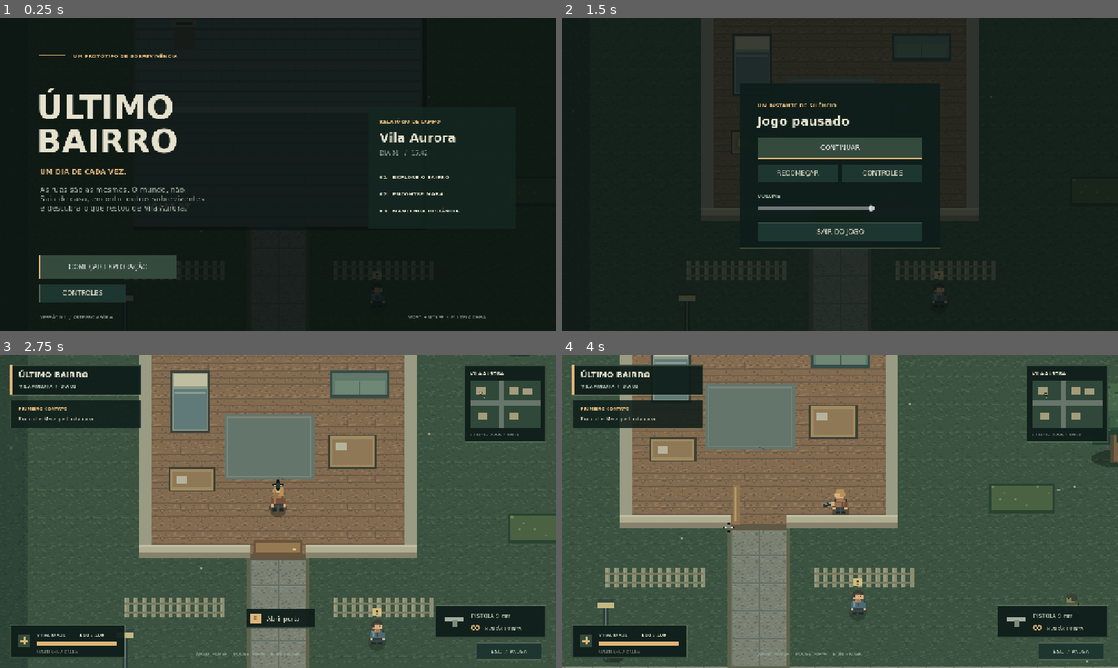
Above: before the commit, frames 1-4 (two rows, left to right).
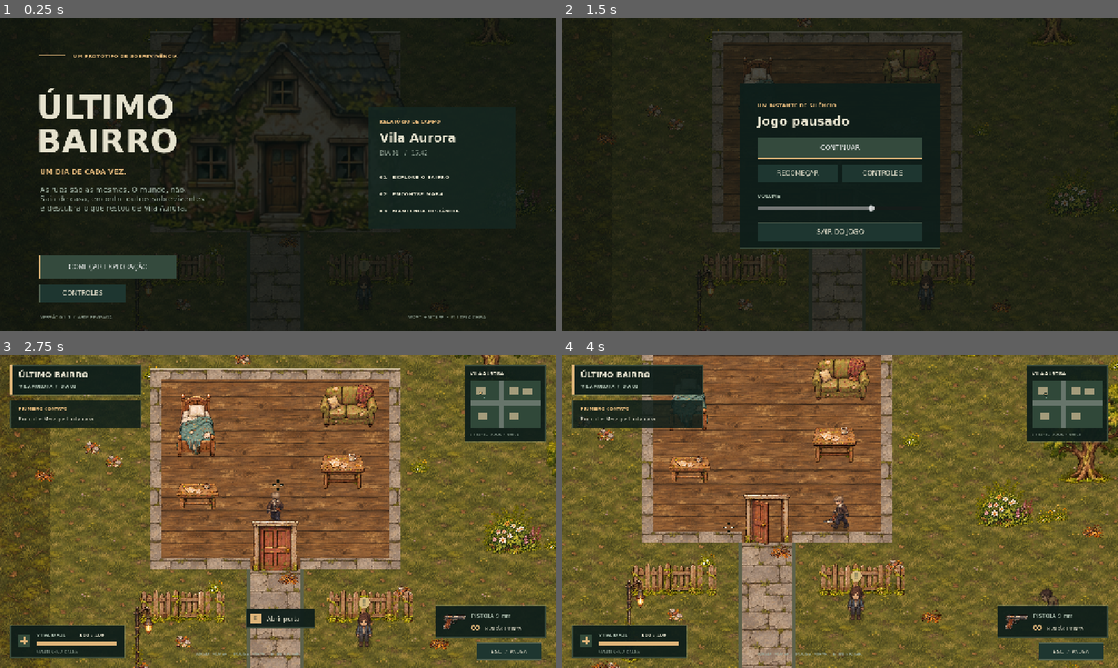
Above: after the commit, the same moments.

Repository: vagner-cv/ultimo-bairro
Game: Godot game, scene res://scenes/main.tscn
Same seed, same stepped clock (60 frames per second), same inputs: the game is played once before the commit and once after it.
Inputs (mouse positions are in pixels of both pictures, inside the frame that each line leads up to):
- Up to frame 1 (0.25 s): no input
- Up to frame 2 (1.5 s): click "COMEÇAR EXPLORAÇÃO" at 0.5 s; click "ESC / PAUSA" at 1.25 s
- Up to frame 3 (2.75 s): click "CONTINUAR" at 2 s
- Up to frame 4 (4 s): tap Enter at 2.75 s; move the mouse to (962, 495) at 2.77 s; hold D (move_right) 2.78-3.53 s; hold E (interact) 2.78-3.53 s; click (962, 495) at 2.92 s; move the mouse to (728, 527) at 3.52 s; hold S (move_down) from 3.53 s (still down); click (728, 527) at 3.6 s

The runs differ from the first frame. In frame 1, 2.4% of the frame differs, in the area x 6-100%, y 0-100%; in frame 2, 5.7%; in frame 3, 84%; in frame 4, 85%, in the area x 0-100%, y 0-100%.

Commit message:
art: refaz cenário e personagens com sprites ilustrados

Diff:
--- a/project.godot
+++ b/project.godot
@@ -4,7 +4,7 @@
 [application]
 config/name="Último Bairro"
 config/description="Sobreviva ao primeiro dia em Vila Aurora."
-config/version="0.1.0"
+config/version="0.1.1"
 run/main_scene="res://scenes/main.tscn"
 config/features=PackedStringArray("4.6", "GL Compatibility")
 config/icon="res://art/icon.svg"
--- a/src/actors/player.gd
+++ b/src/actors/player.gd
@@ -5,6 +5,7 @@
 const SPEED: float = 125.0
 const MAX_HEALTH: int = 100
 const SPRITES: Texture2D = preload("res://art/player.png")
+const PISTOL: Texture2D = preload("res://art/world/pistol.png")
 
 var game: Node
 var weapon: WeaponData = preload("res://resources/pistol.tres")
@@ -18,6 +19,7 @@
 var shot_count: int = 0
 var camera: Camera2D
 var recoil: float = 0.0
+var zoom_target: float = 1.8
 
 func _ready() -> void:
 	collision_layer = 2
@@ -29,7 +31,8 @@
 	collision.position.y = -6
 	add_child(collision)
 	camera = Camera2D.new()
-	camera.zoom = Vector2(2, 2)
+	camera.zoom = Vector2.ONE * zoom_target
+	camera.position = Vector2(0, -20)
 	camera.position_smoothing_enabled = true
 	camera.position_smoothing_speed = 8
 	camera.limit_left = 0
@@ -39,6 +42,7 @@
 	add_child(camera)
 
 func _physics_process(delta: float) -> void:
+	camera.zoom = Vector2.ONE * lerpf(camera.zoom.x, zoom_target, 1.0 - exp(-delta * 10))
 	cooldown = maxf(0, cooldown - delta)
 	invulnerable = maxf(0, invulnerable - delta)
 	recoil = move_toward(recoil, 0, delta * 18)
@@ -67,6 +71,15 @@
 	if Input.is_action_pressed("shoot"):
 		fire_at(get_global_mouse_position())
 	queue_redraw()
+
+func _unhandled_input(event: InputEvent) -> void:
+	if event is InputEventMouseButton and event.pressed:
+		if event.button_index == MOUSE_BUTTON_WHEEL_UP:
+			zoom_target = minf(2.4, zoom_target + .15)
+			get_viewport().set_input_as_handled()
+		elif event.button_index == MOUSE_BUTTON_WHEEL_DOWN:
+			zoom_target = maxf(1.0, zoom_target - .15)
+			get_viewport().set_input_as_handled()
 
 func fire_at(target: Vector2) -> Dictionary:
 	if cooldown > 0 or health <= 0 or game.dialogue_active or get_tree().paused:
@@ -109,11 +122,8 @@
 func _draw() -> void:
 	draw_circle(Vector2(0, -3), 10, Color(0.015, .04, .035, .34))
 	var color := Color("f2c4a2") if invulnerable > 0 and int(invulnerable * 15) % 2 == 0 else Color.WHITE
-	draw_texture_rect_region(SPRITES, Rect2(-16, -30, 32, 32), Rect2((int(animation) % 4) * 32, facing * 32, 32, 32), color)
+	draw_texture_rect_region(SPRITES, Rect2(-32, -62, 64, 64), Rect2((int(animation) % 4) * 64, facing * 64, 64, 64), color)
 	var shoulder := Vector2(0, -14)
-	var hand := shoulder + aim * (9 - recoil)
-	var muzzle := shoulder + aim * (20 - recoil)
-	draw_line(shoulder + aim.orthogonal() * 4, hand, Color("947250"), 5)
-	draw_line(hand, muzzle, Color("25383a"), 4)
-	draw_line(hand + Vector2(0, -1), muzzle + Vector2(0, -1), Color("9ca89b"), 1)
-	draw_rect(Rect2(hand - Vector2(2, 2), Vector2(4, 4)), Color("d5ae82"))
+	draw_set_transform(shoulder + aim * (5 - recoil), aim.angle())
+	draw_texture_rect(PISTOL, Rect2(0, -4, 17, 11), false)
+	draw_set_transform(Vector2.ZERO)
--- a/src/actors/survivor.gd
+++ b/src/actors/survivor.gd
@@ -21,10 +21,9 @@
 
 func _draw() -> void:
 	draw_circle(Vector2(0, -3), 10, Color(0, 0, 0, .2))
-	draw_texture_rect_region(texture, Rect2(-16, -30, 32, 32), Rect2(0, 0, 32, 32))
-	draw_rect(Rect2(-5, -42, 10, 9), Color("d6ba7d"))
-	draw_rect(Rect2(-1, -40, 2, 3), Color("31453d"))
-	draw_rect(Rect2(-1, -36, 2, 1), Color("31453d"))
+	draw_texture_rect_region(texture, Rect2(-32, -62, 64, 64), Rect2(0, 0, 64, 64))
+	draw_circle(Vector2(0, -57), 7, Color("d6ba7d"))
+	draw_string(ThemeDB.fallback_font, Vector2(-2, -53), "!", HORIZONTAL_ALIGNMENT_LEFT, -1, 11, Color("31453d"))
 
 func interaction_text() -> String:
 	return "Conversar com Mara"
--- a/src/actors/zombie.gd
+++ b/src/actors/zombie.gd
@@ -118,7 +118,7 @@
 func _draw() -> void:
 	draw_circle(Vector2(0, -3), 10, Color(0.015, .04, .035, .3))
 	var color := Color(1.6, 1.4, 1.2) if flash > 0 else tint
-	draw_texture_rect_region(SPRITES, Rect2(-16, -30, 32, 32), Rect2((int(animation) % 4) * 32, facing * 32, 32, 32), color)
+	draw_texture_rect_region(SPRITES, Rect2(-32, -62, 64, 64), Rect2((int(animation) % 4) * 64, facing * 64, 64, 64), color)
 	if health < max_health:
-		draw_rect(Rect2(-13, -38, 26, 3), Color("253a33"))
-		draw_rect(Rect2(-13, -38, 26.0 * health / max_health, 3), Color("d89b6a"))
+		draw_rect(Rect2(-13, -53, 26, 3), Color("253a33"))
+		draw_rect(Rect2(-13, -53, 26.0 * health / max_health, 3), Color("d89b6a"))
--- a/src/main.gd
+++ b/src/main.gd
@@ -26,6 +26,7 @@
 var quitting: bool = false
 
 func _ready() -> void:
+	texture_filter = CanvasItem.TEXTURE_FILTER_NEAREST
 	get_tree().auto_accept_quit = false
 	_setup_inputs()
 	audio = AUDIO.new()
--- a/src/systems/effects.gd
+++ b/src/systems/effects.gd
@@ -2,6 +2,7 @@
 
 var entries: Array[Dictionary] = []
 var corpses: Array[Dictionary] = []
+const ZOMBIE: Texture2D = preload("res://art/zombie.png")
 
 func tracer(start: Vector2, end: Vector2, hit: bool) -> void:
 	entries.append({"kind": "shot", "a": start, "b": end, "life": .12, "max": .12, "hit": hit})
@@ -13,6 +14,14 @@
 
 func corpse(at: Vector2, tint: Color) -> void:
 	corpses.append({"at": at, "tint": tint, "angle": randf_range(-.6, .6)})
+	var sprite := Sprite2D.new()
+	sprite.texture = ZOMBIE
+	sprite.region_enabled = true
+	sprite.region_rect = Rect2(0, 0, 64, 64)
+	sprite.position = at + Vector2(0, -10)
+	sprite.rotation = PI / 2 + corpses[-1].angle
+	sprite.modulate = Color(.7, .66, .59)
+	get_parent().actors.add_child(sprite)
 
 func _process(delta: float) -> void:
 	for i in range(entries.size() - 1, -1, -1):
@@ -24,12 +33,6 @@
 	queue_redraw()
 
 func _draw() -> void:
-	for body in corpses:
-		var p: Vector2 = body.at
-		draw_circle(p, 13, Color(.23, .14, .12, .35))
-		draw_rect(Rect2(p + Vector2(-13, -6), Vector2(26, 10)), Color(body.tint).darkened(.25))
-		draw_rect(Rect2(p + Vector2(10, -5), Vector2(8, 8)), Color("7a8263"))
-		draw_rect(Rect2(p + Vector2(-19, -5), Vector2(9, 4)), Color("2b3d3b"))
 	for entry in entries:
 		var alpha: float = entry.life / entry.max
 		if entry.kind == "shot":
--- a/src/ui/hud.gd
+++ b/src/ui/hud.gd
@@ -6,6 +6,7 @@
 const DARK := Color("142723")
 const REGULAR: Font = preload("res://art/regular.ttf")
 const BOLD: Font = preload("res://art/bold.ttf")
+const PISTOL: Texture2D = preload("res://art/world/pistol.png")
 
 var game: Node
 var screen: String = "title"
@@ -186,7 +187,7 @@
 	text_at("01   EXPLORE O BAIRRO", Vector2(x + 26, 370), 12, PAPER, true)
 	text_at("02   ENCONTRE MARA", Vector2(x + 26, 409), 12, PAPER, true)
 	text_at("03   MANTENHA DISTÂNCIA", Vector2(x + 26, 448), 12, PAPER, true)
-	text_at("VERSÃO 0.1  /  ARTE PROVISÓRIA", Vector2(92, h - 27), 10, MUTED)
+	text_at("VERSÃO 0.1.1  /  ARTE REVISADA", Vector2(92, h - 27), 10, MUTED)
 	text_at("WASD + MOUSE  ·  F11 TELA CHEIA", Vector2(w - 340, h - 27), 10, MUTED)
 
 func _draw_help(w: float, h: float) -> void:
@@ -195,7 +196,7 @@
 	panel(Rect2(x, y, 540, 540))
 	text_at("ANTES DE SAIR", Vector2(x + 40, y + 42), 12, ACCENT, true)
 	text_at("Conheça os controles", Vector2(x + 40, y + 81), 26, PAPER, true)
-	var controls := [["W A S D / SETAS", "Caminhar"], ["MOUSE", "Mirar em qualquer direção"], ["BOTÃO ESQUERDO", "Atirar / segure para repetir"], ["E", "Abrir portas / conversar"], ["ESC", "Pausar / fechar diálogo"], ["M", "Ligar ou desligar o som"], ["F11", "Alternar tela cheia"]]
+	var controls := [["W A S D / SETAS", "Caminhar"], ["MOUSE / RODA", "Mirar / ajustar zoom"], ["BOTÃO ESQUERDO", "Atirar / segure para repetir"], ["E", "Abrir portas / conversar"], ["ESC", "Pausar / fechar diálogo"], ["M", "Ligar ou desligar o som"], ["F11", "Alternar tela cheia"]]
 	for i in range(controls.size()):
 		var row_y: float = y + 129 + i * 39
 		text_at(controls[i][0], Vector2(x + 40, row_y), 11, ACCENT, true)
@@ -232,8 +233,7 @@
 	draw_rect(Rect2(84, h - 60, 184.0 * game.player.health / 100.0, 8), health_color)
 	text_at("EM MOVIMENTO" if game.player.velocity.length() > 0 else "MANTENHA A CALMA", Vector2(84, h - 34), 9, MUTED)
 	panel(Rect2(w - 276, h - 144, 252, 74))
-	draw_rect(Rect2(w - 256, h - 118, 43, 10), Color("a3afa2"))
-	draw_rect(Rect2(w - 239, h - 110, 10, 16), Color("7c8c7b"))
+	draw_texture_rect(PISTOL, Rect2(w - 260, h - 123, 52, 35), false)
 	text_at("PISTOLA 9 mm", Vector2(w - 195, h - 116), 11, MUTED, true)
 	text_at("∞", Vector2(w - 198, h - 84), 29, ACCENT, true)
 	text_at("MUNIÇÃO INFINITA", Vector2(w - 164, h - 88), 9, PAPER)
--- a/src/world/door.gd
+++ b/src/world/door.gd
@@ -4,6 +4,8 @@
 var is_open: bool = false
 var caption: String = "Porta"
 var collision: CollisionShape2D
+const CLOSED: Texture2D = preload("res://art/world/door_closed.png")
+const OPEN: Texture2D = preload("res://art/world/door_open.png")
 
 func _ready() -> void:
 	collision_layer = 1
@@ -30,11 +32,4 @@
 	return Rect2(position + Vector2(-28, -14), Vector2(56, 14))
 
 func _draw() -> void:
-	draw_rect(Rect2(-32, -5, 64, 8), Color("5f5844"))
-	if is_open:
-		draw_rect(Rect2(-30, -50, 8, 46), Color("91754f"))
-		draw_rect(Rect2(-28, -47, 2, 40), Color("b09867"))
-	else:
-		draw_rect(Rect2(-28, -20, 56, 19), Color("6b533c"))
-		draw_rect(Rect2(-25, -18, 50, 12), Color("957950"))
-		draw_rect(Rect2(17, -12, 4, 3), Color("d5bc7d"))
+	draw_texture_rect(OPEN if is_open else CLOSED, Rect2(-30, -62, 60, 65), false)
--- a/src/world/neighborhood.gd
+++ b/src/world/neighborhood.gd
@@ -16,6 +16,9 @@
 var houses: Array[Dictionary] = []
 var astar := AStarGrid2D.new()
 var ground: Texture2D = preload("res://art/ground.png")
+const GRASS: Texture2D = preload("res://art/world/grass.png")
+const RUBBLE: Texture2D = preload("res://art/world/rubble.png")
+const BRANCHES: Texture2D = preload("res://art/world/branches.png")
 var decor: Array[Dictionary] = []
 var random := RandomNumberGenerator.new()
 var spawn_points: Array[Vector2] = [
@@ -106,6 +109,7 @@
 	roof.size = rect.size
 	roof.house_name = title
 	roof.roof_color = color
+	roof.variant = [0, 1, 3, 4, 2][houses.size() - 1]
 	roofs.add_child(roof)
 
 func add_prop(rect: Rect2, kind: String, color: Color = Color("84907b")) -> StaticBody2D:
@@ -175,6 +179,9 @@
 	var query := PhysicsRayQueryParameters2D.create(from, to, 1)
 	return get_world_2d().direct_space_state.intersect_ray(query).is_empty()
 
+func _ground_region(tile: int, point: Vector2) -> Rect2:
+	return Rect2(tile * 128 + posmod(int(point.x), 128), posmod(int(point.y), 128), CELL, CELL)
+
 func _draw() -> void:
 	# Ground is one static CanvasItem, rather than thousands of individual nodes.
 	for y in range(int(MAP_SIZE.y / CELL)):
@@ -187,7 +194,7 @@
 				tile = 2
 			elif x < 2 or y < 2 or x > 69 or y > 45:
 				tile = 5
-			draw_texture_rect_region(ground, Rect2(p, Vector2(CELL, CELL)), Rect2(tile * CELL, 0, CELL, CELL))
+			draw_texture_rect_region(ground, Rect2(p, Vector2(CELL, CELL)), _ground_region(tile, p))
 	for x in range(32, int(MAP_SIZE.x), 64):
 		draw_rect(Rect2(x, 716, 30, 3), Color("a3a287"))
 	for y in range(48, int(MAP_SIZE.y), 64):
@@ -203,23 +210,29 @@
 			draw_rect(path.grow(4), Color("5e624b"))
 			for py in range(int(path.position.y), int(path.end.y), CELL):
 				for px in range(int(path.position.x), int(path.end.x), CELL):
-					draw_texture_rect_region(ground, Rect2(px, py, CELL, CELL), Rect2(64, 0, CELL, CELL))
+					draw_texture_rect_region(ground, Rect2(px, py, CELL, CELL), _ground_region(2, Vector2(px, py)))
 		for py in range(int(rect.position.y), int(rect.end.y), CELL):
 			for px in range(int(rect.position.x), int(rect.end.x), CELL):
-				draw_texture_rect_region(ground, Rect2(px, py, CELL, CELL), Rect2(96, 0, CELL, CELL))
-		draw_rect(Rect2(rect.position + Vector2(98, 90), Vector2(104, 76)), Color("64756c"))
-		draw_rect(Rect2(rect.position + Vector2(102, 94), Vector2(96, 68)), Color("798477"), false, 2)
+				draw_texture_rect_region(ground, Rect2(px, py, CELL, CELL), _ground_region(3, Vector2(px, py)))
 	# A quiet park, with a looping dirt path.
-	draw_rect(Rect2(1784, 1008, 32, 382), Color("7e7256"))
-	draw_rect(Rect2(1784, 1190, 300, 32), Color("7e7256"))
+	for y in range(1008, 1390, CELL):
+		draw_texture_rect_region(ground, Rect2(1784, y, CELL, CELL), _ground_region(4, Vector2(1784, y)))
+	for x in range(1784, 2084, CELL):
+		draw_texture_rect_region(ground, Rect2(x, 1190, CELL, CELL), _ground_region(4, Vector2(x, 1190)))
 	for item in decor:
 		var p: Vector2 = item.pos
+		var indoors := false
+		for house in houses:
+			if house.rect.has_point(p):
+				indoors = true
+		if indoors:
+			continue
 		if item.kind == 0:
-			draw_rect(Rect2(p, Vector2(3, 2)), Color("a49c74"))
+			draw_texture_rect(GRASS, Rect2(p, Vector2(24, 21)), false)
 		elif item.kind == 1:
-			draw_line(p, p + Vector2(8, 3), Color(.15, .22, .18, .4), 1)
+			draw_texture_rect(RUBBLE, Rect2(p, Vector2(21, 16)), false)
 		else:
-			draw_rect(Rect2(p, Vector2(2, 4)), Color(.34, .42, .29, .6))
+			draw_texture_rect(BRANCHES, Rect2(p, Vector2(27, 18)), false)
 	var font := ThemeDB.fallback_font
 	draw_string(font, Vector2(480, 781), "RUA DAS ACÁCIAS", HORIZONTAL_ALIGNMENT_LEFT, -1, 13, Color("a5ab91"))
 	draw_string(font, Vector2(1820, 1280), "PRAÇA AURORA", HORIZONTAL_ALIGNMENT_LEFT, -1, 12, Color("9ba887"))
--- a/src/world/prop.gd
+++ b/src/world/prop.gd
@@ -1,77 +1,55 @@
 extends StaticBody2D
+
+const ART = {
+	"tree": preload("res://art/world/oak.png"),
+	"tree_alt": preload("res://art/world/tree.png"),
+	"car": preload("res://art/world/car_rust.png"),
+	"car_blue": preload("res://art/world/car_blue.png"),
+	"fence": preload("res://art/world/fence.png"),
+	"barricade": preload("res://art/world/barricade.png"),
+	"bed": preload("res://art/world/bed.png"),
+	"sofa": preload("res://art/world/sofa.png"),
+	"table": preload("res://art/world/table.png"),
+	"bush": preload("res://art/world/bush.png"),
+	"lamp": preload("res://art/world/lamp.png")
+}
+const GROUND: Texture2D = preload("res://art/ground.png")
 
 var kind: String = "wall"
 var size: Vector2 = Vector2(32, 32)
 var tint: Color = Color("899280")
 var variant: int = 0
-var tree_texture: Texture2D = preload("res://art/tree.png")
 
 func _draw() -> void:
-	var rect := Rect2(Vector2(-size.x / 2.0, -size.y), size)
 	match kind:
 		"tree":
-			draw_ellipse_shadow(Vector2(0, -4), Vector2(28, 10))
-			draw_texture(tree_texture, Vector2(-40, -90))
+			var texture: Texture2D = ART.tree if int(position.x) % 3 == 0 else ART.tree_alt
+			draw_texture_rect(texture, Rect2(-64, -146, 128, 148), false)
 		"car":
-			draw_rect(Rect2(rect.position, rect.size + Vector2(6, 6)), Color(0.03, 0.06, 0.06, .5))
-			draw_rect(rect, Color("253a38"))
-			draw_rect(rect.grow(-3), tint)
-			draw_rect(Rect2(rect.position + Vector2(20, 4), Vector2(size.x - 44, size.y - 8)), Color("263c3c"))
-			draw_rect(Rect2(rect.position + Vector2(23, 6), Vector2(size.x - 50, size.y - 12)), Color("64817a"))
-			draw_rect(Rect2(rect.position + Vector2(size.x - 25, 4), Vector2(4, size.y - 8)), Color("a0b0a0"))
-			draw_rect(Rect2(rect.position + Vector2(6, 6), Vector2(12, size.y - 12)), tint.lightened(.12))
-			for px in [-size.x / 2.0 + 16, size.x / 2.0 - 20]:
-				draw_rect(Rect2(Vector2(px, -size.y - 2), Vector2(13, 5)), Color("202e2d"))
-				draw_rect(Rect2(Vector2(px, -3), Vector2(13, 5)), Color("202e2d"))
-			draw_line(rect.position + Vector2(25, 8), rect.position + Vector2(39, 18), Color("a1aca0"), 1)
-			draw_rect(Rect2(rect.end - Vector2(4, 8), Vector2(3, 5)), Color("ac7251"))
+			var texture: Texture2D = ART.car if tint.r > tint.b else ART.car_blue
+			draw_texture_rect(texture, Rect2(-size.x / 2 - 6, -size.y - 35, size.x + 12, size.y + 36), false)
 		"fence":
-			for x in range(int(-size.x / 2), int(size.x / 2), 10):
-				draw_rect(Rect2(Vector2(x, -22), Vector2(5, 22)), tint)
-				draw_rect(Rect2(Vector2(x, -22), Vector2(2, 22)), tint.lightened(.12))
-			draw_rect(Rect2(Vector2(-size.x / 2, -17), Vector2(size.x, 3)), tint.darkened(.14))
-			draw_rect(Rect2(Vector2(-size.x / 2, -7), Vector2(size.x, 3)), tint.darkened(.14))
+			var texture: Texture2D = ART.fence
+			for x in range(0, int(size.x), 96):
+				var width := minf(96, size.x - x)
+				draw_texture_rect_region(texture, Rect2(-size.x / 2 + x, -42, width, 44), Rect2(0, 0, texture.get_width() * width / 96.0, texture.get_height()))
 		"barricade":
-			draw_rect(rect, Color("514d3c"))
-			for y in range(int(-size.y), 0, 8):
-				draw_rect(Rect2(Vector2(-size.x / 2 + 2, y + 1), Vector2(size.x - 4, 5)), Color("8b7851"))
-			for x in range(int(-size.x / 2), int(size.x / 2), 18):
-				draw_line(Vector2(x, -size.y), Vector2(x + 8, -2), Color("b29a62"), 3)
+			draw_texture_rect(ART.barricade, Rect2(-size.x / 2, -74, size.x, 76), false)
 		"bed":
-			draw_rect(rect, Color("3c4239"))
-			draw_rect(rect.grow(-3), Color("899989"))
-			draw_rect(Rect2(rect.position + Vector2(4, 4), Vector2(size.x - 8, 14)), Color("c1bda0"))
-			draw_rect(Rect2(rect.position + Vector2(4, 22), Vector2(size.x - 8, size.y - 26)), Color("5f7a78"))
-			draw_line(rect.position + Vector2(5, 26), rect.position + Vector2(size.x - 5, 26), Color("8a9b8d"), 2)
+			draw_texture_rect(ART.bed, Rect2(-size.x / 2 - 2, -size.y - 8, size.x + 4, size.y + 9), false)
 		"sofa":
-			draw_rect(rect, Color("354d48"))
-			draw_rect(rect.grow(-3), Color("60786a"))
-			draw_rect(Rect2(rect.position + Vector2(5, 12), Vector2(size.x - 10, size.y - 16)), Color("6f8775"))
-			draw_line(Vector2(0, -size.y + 13), Vector2(0, -4), Color("435d51"), 2)
+			draw_texture_rect(ART.sofa, Rect2(-size.x / 2 - 3, -size.y - 20, size.x + 6, size.y + 22), false)
 		"table":
-			draw_rect(rect.grow(2), Color("3c4132"))
-			draw_rect(rect, Color("a08a62"))
-			draw_rect(rect.grow(-3), Color("8f7856"))
-			draw_rect(Rect2(rect.position + Vector2(7, 7), Vector2(12, 9)), Color("b6b39c"))
+			draw_texture_rect(ART.table, Rect2(-size.x / 2 - 2, -size.y - 8, size.x + 4, size.y + 10), false)
 		"bush":
-			draw_rect(rect.grow(3), Color("294332"))
-			draw_rect(rect, Color("4b6242"))
-			for i in range(7):
-				draw_rect(Rect2(rect.position + Vector2((i * 13) % int(size.x), (i * 7) % int(size.y)), Vector2(3, 2)), Color("758057"))
+			draw_texture_rect(ART.bush, Rect2(-size.x / 2 - 3, -size.y - 34, size.x + 6, size.y + 36), false)
 		"lamp":
-			draw_ellipse_shadow(Vector2(8, -2), Vector2(12, 4))
-			draw_rect(Rect2(-3, -66, 6, 66), Color("293e3a"))
-			draw_rect(Rect2(-1, -66, 2, 64), Color("69776a"))
-			draw_rect(Rect2(-9, -69, 18, 8), Color("c5b982"))
-			draw_rect(Rect2(-10, -71, 20, 3), Color("34483e"))
+			draw_texture_rect(ART.lamp, Rect2(-12, -106, 32, 108), false)
 		_:
-			draw_rect(rect, tint.darkened(.25))
-			draw_rect(Rect2(rect.position, Vector2(size.x, maxf(3, size.y - 6))), tint)
-			draw_line(rect.position, rect.position + Vector2(size.x, 0), tint.lightened(.2), 2)
-
-func draw_ellipse_shadow(center: Vector2, radius: Vector2) -> void:
-	var points := PackedVector2Array()
-	for i in range(16):
-		var a := TAU * float(i) / 16.0
-		points.append(center + Vector2(cos(a), sin(a)) * radius)
-	draw_colored_polygon(points, Color(0.025, 0.06, 0.045, .4))
+			if size.x > 1000 or size.y > 1000:
+				return
+			for y in range(0, int(size.y), 32):
+				for x in range(0, int(size.x), 32):
+					var section := Vector2(minf(32, size.x - x), minf(32, size.y - y))
+					draw_texture_rect_region(GROUND, Rect2(Vector2(-size.x / 2 + x, -size.y + y), section), Rect2(Vector2(256 + x % 128, y % 128), section))
+			draw_line(Vector2(-size.x / 2, -size.y), Vector2(size.x / 2, -size.y), Color("d3c5a4"), 1)
--- a/src/world/roof.gd
+++ b/src/world/roof.gd
@@ -1,31 +1,27 @@
 extends Node2D
+
+const HOUSES: Array[Texture2D] = [
+	preload("res://art/world/cottage_slate.png"),
+	preload("res://art/world/cottage_terracotta.png"),
+	preload("res://art/world/cottage_blue.png"),
+	preload("res://art/world/store.png"),
+	preload("res://art/world/cottage_timber.png")
+]
 
 var size: Vector2
 var roof_color := Color("51645d")
 var house_name: String
 var player: Node2D
 var fade: float = 1.0
+var variant: int = 0
 
 func _process(delta: float) -> void:
 	if not is_instance_valid(player):
 		return
-	var inside := Rect2(global_position, size).grow(24).has_point(player.global_position)
+	var inside := Rect2(global_position, size).grow(30).has_point(player.global_position)
 	var target := 0.0 if inside else 1.0
 	fade = move_toward(fade, target, delta * 5.0)
 	modulate.a = fade
 
 func _draw() -> void:
-	draw_rect(Rect2(Vector2(-7, -10), size + Vector2(18, 20)), Color(0.025, .045, .04, .5))
-	draw_rect(Rect2(Vector2(-6, -14), size + Vector2(12, 20)), roof_color.darkened(.15))
-	for y in range(-12, int(size.y), 12):
-		var c := roof_color.lightened(.045) if y < size.y / 2 else roof_color.darkened(.035)
-		draw_rect(Rect2(Vector2(-4, y), Vector2(size.x + 8, 10)), c)
-		for x in range(0, int(size.x), 24):
-			var offset := 12 if (y / 12) % 2 == 0 else 0
-			draw_line(Vector2(x + offset, y), Vector2(x + offset, y + 9), c.darkened(.1))
-	draw_rect(Rect2(-7, size.y / 2 - 3, size.x + 14, 6), roof_color.lightened(.2))
-	draw_rect(Rect2(40, 28, 24, 32), Color("655b4b"))
-	draw_rect(Rect2(37, 25, 30, 8), Color("8a7e63"))
-	draw_rect(Rect2(42, 27, 20, 3), Color("3a443b"))
-	var font := ThemeDB.fallback_font
-	draw_string(font, Vector2(14, size.y - 12), house_name, HORIZONTAL_ALIGNMENT_LEFT, -1, 11, Color("b9c1a2"))
+	draw_texture_rect(HOUSES[variant % HOUSES.size()], Rect2(-9, -48, size.x + 18, size.y + 50), false)
--- a/tools/capture_preview.gd
+++ b/tools/capture_preview.gd
@@ -25,6 +25,14 @@
 	game.player.camera.reset_smoothing()
 	await create_timer(.7).timeout
 	await save_frame("res://docs/gameplay.png")
+	game.player.position = Vector2(580, 475)
+	game.player.zoom_target = 1.15
+	game.player.camera.zoom = Vector2(1.15, 1.15)
+	game.player.camera.reset_smoothing()
+	await create_timer(.4).timeout
+	await save_frame("res://docs/overview.png")
+	game.player.zoom_target = 1.8
+	game.player.camera.zoom = Vector2(1.8, 1.8)
 	game.player.position = Vector2(466, 590)
 	await create_timer(.15).timeout
 	game.start_dialogue("MARA", game.get_tree().get_nodes_in_group("interactables").filter(func(n: Node) -> bool: return n.get_script() == load("res://src/actors/survivor.gd"))[0].lines)
Binary file changed: art/ground.png
Binary file changed: art/player.png
Binary file added: art/source/environment.png
Not shown, added: art/source/environment.png.import
Binary file added: art/source/people.png
Not shown, added: art/source/people.png.import
Binary file added: art/source/player.png
Not shown, added: art/source/player.png.import
Binary file added: art/source/terrain.png
Not shown, added: art/source/terrain.png.import
Binary file changed: art/survivor.png
Binary file added: art/world/barricade.png
(and 59 more such lines)
